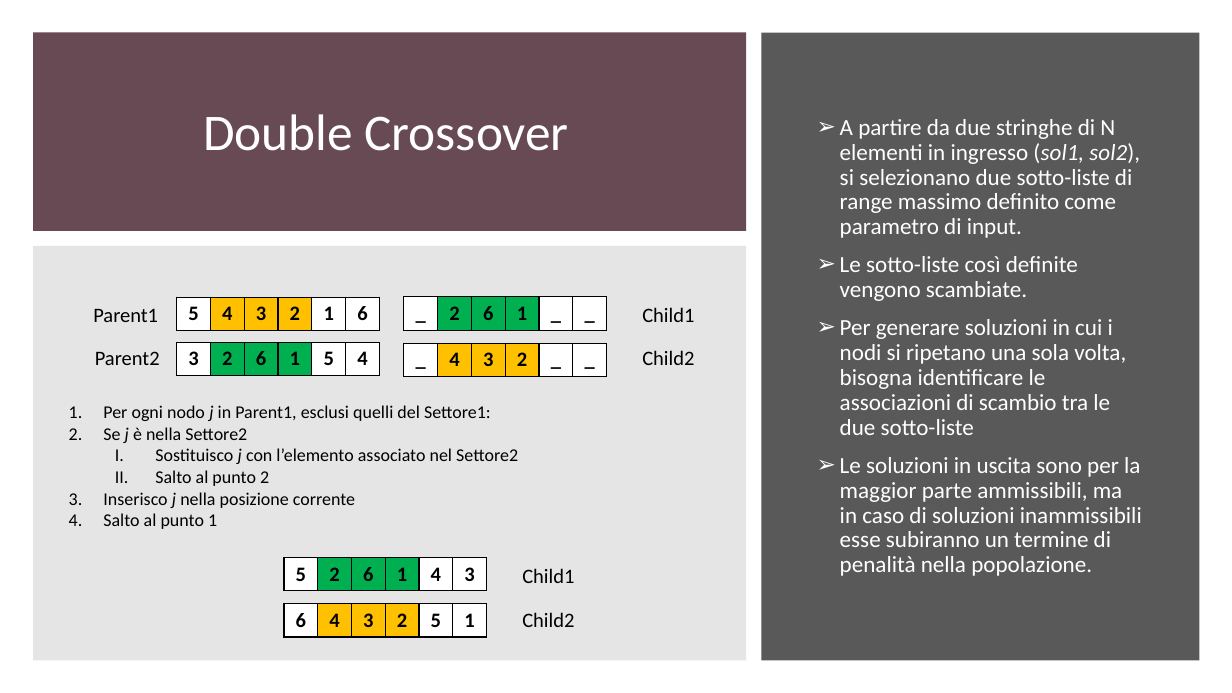
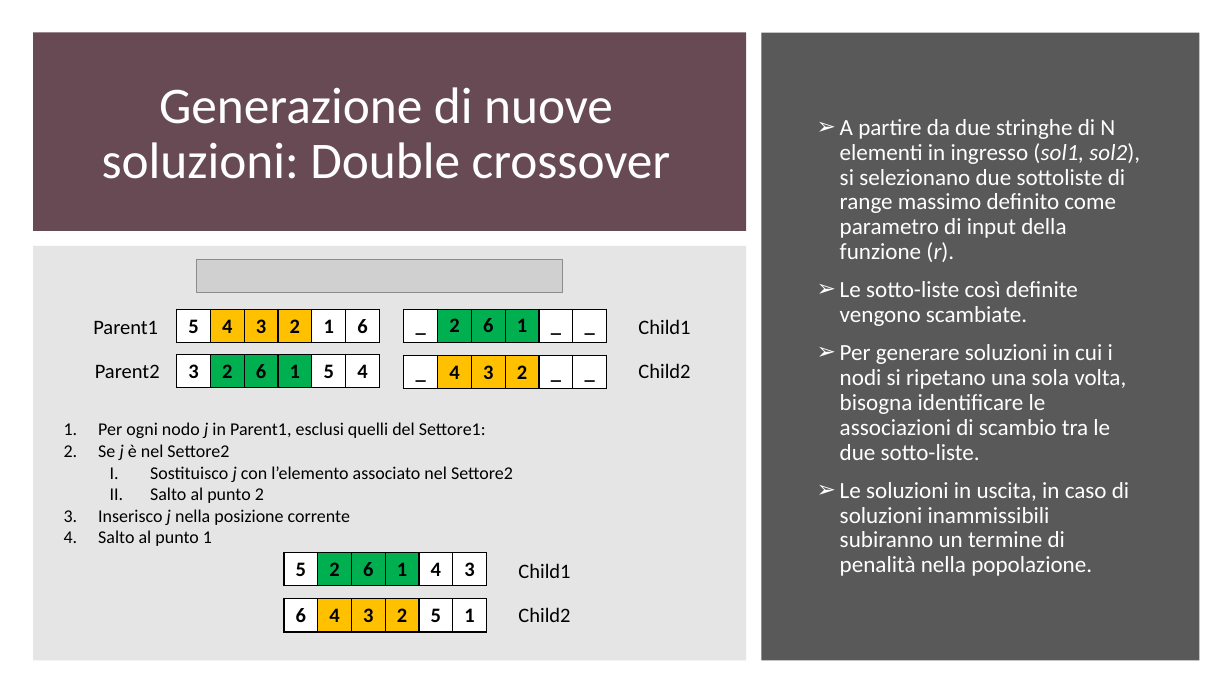
Before and after one commit to gdr-98/Greedy-heuristics-and-genetic-algorithm-for-a-CVRPTW-problem-resolution-, a slide deck: slide 16 of Power_point_nik.pptx (slide 14 before the commit). Drawn at 1232x693 pixels with LibreOffice and Linux fonts; fonts in the diff are those of the drawing; grey boxes stand for pictures. Boxes give left, top, right and bottom in pixels: in the first picture for what was removed or moved away, otherwise in the second. Text is boxed around its words. In the diff, an @@ line names an element or a change of style, - is before the commit and + after.

```diff
--- a/Power_point_nik.pptx
+++ b/Power_point_nik.pptx
@@ title at <box>102,87,671,179</box>: text changed @@
-Double Crossover
+Generazione di nuove soluzioni: Double crossover
@@ text at <box>840,119,1140,262</box>: text changed @@
-➢ A partire da due stringhe di N elementi in ingresso (sol1, sol2), si selezionano due sotto-liste di range massimo definito come parametro di input.
+➢ A partire da due stringhe di N elementi in ingresso (sol1, sol2), si selezionano due sottoliste di range massimo definito come parametro di input della funzione (r).
@@ picture added at <box>197,260,563,293</box> @@
@@ 3 tables: place and size @@
-3 tables at <box>177,297,609,376</box>
+3 tables at <box>177,310,609,389</box>
@@ text "Child1": place and size @@
-text "Child1" at <box>642,307,694,322</box>
+text "Child1" at <box>638,319,690,334</box>
@@ 2 texts, 1 table: place and size @@
-2 texts, 1 table at <box>93,298,382,365</box>
+2 texts, 1 table at <box>93,310,382,378</box>
@@ text "Child2": place and size @@
-text "Child2" at <box>642,350,694,365</box>
+text "Child2" at <box>638,363,690,378</box>
@@ text at <box>840,344,1129,576</box>: text changed @@
-➢ Per generare soluzioni in cui i nodi si ripetano una sola volta, bisogna identificare le associazioni di scambio tra le due sotto-liste
-➢ Le soluzioni in uscita sono per la maggior parte ammissibili, ma in caso di soluzioni inammissibili esse subiranno un termine di penalità nella popolazione.
+➢ Per generare soluzioni in cui i nodi si ripetano una sola volta, bisogna identificare le associazioni di scambio tra le due sotto-liste.
+➢ Le soluzioni in uscita, in caso di soluzioni inammissibili subiranno un termine di penalità nella popolazione.
@@ text "Per ogni nodo j in ...": place and size @@
-text "Per ogni nodo j in ..." at <box>103,405,518,529</box>
+text "Per ogni nodo j in ..." at <box>98,422,513,546</box>
@@ text at <box>98,444,229,460</box>: text changed @@
-2. Se j è nella Settore2
+2. Se j è nel Settore2
@@ table: place and size @@
-table at <box>284,557,488,591</box>
+table at <box>284,553,488,586</box>
@@ text "Child1": place and size @@
-text "Child1" at <box>522,568,574,583</box>
+text "Child1" at <box>518,563,570,578</box>
@@ table: place and size @@
-table at <box>284,604,489,638</box>
+table at <box>284,599,489,632</box>
@@ text "Child2": place and size @@
-text "Child2" at <box>522,612,574,627</box>
+text "Child2" at <box>518,607,570,622</box>
```
Also in this commit, not shown: 14 other slides changed, 8 slides added, 5 slides removed.
